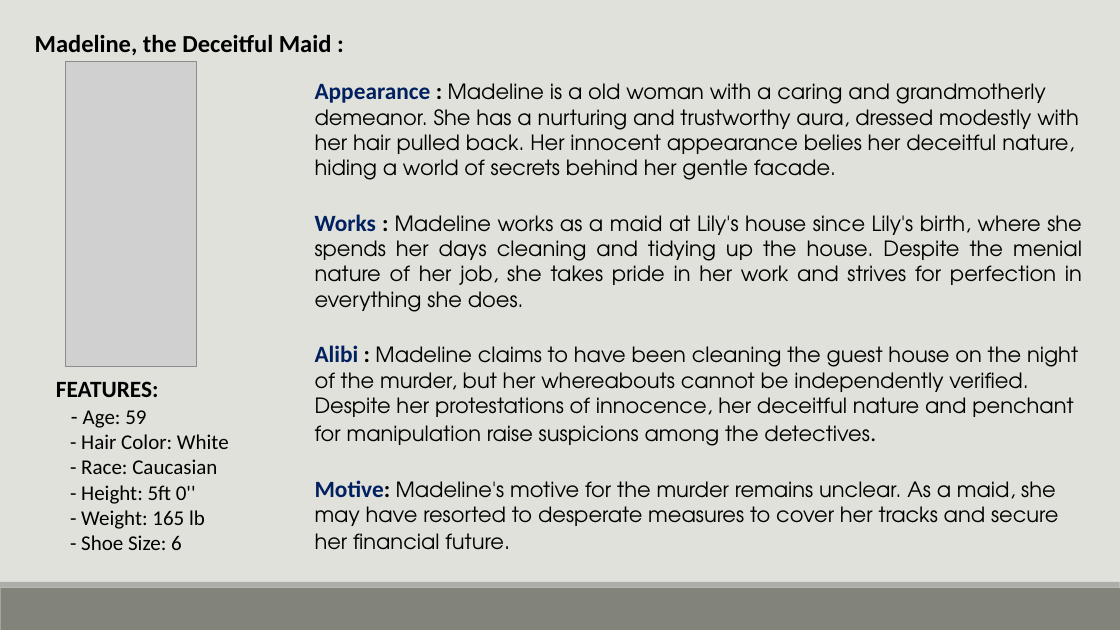
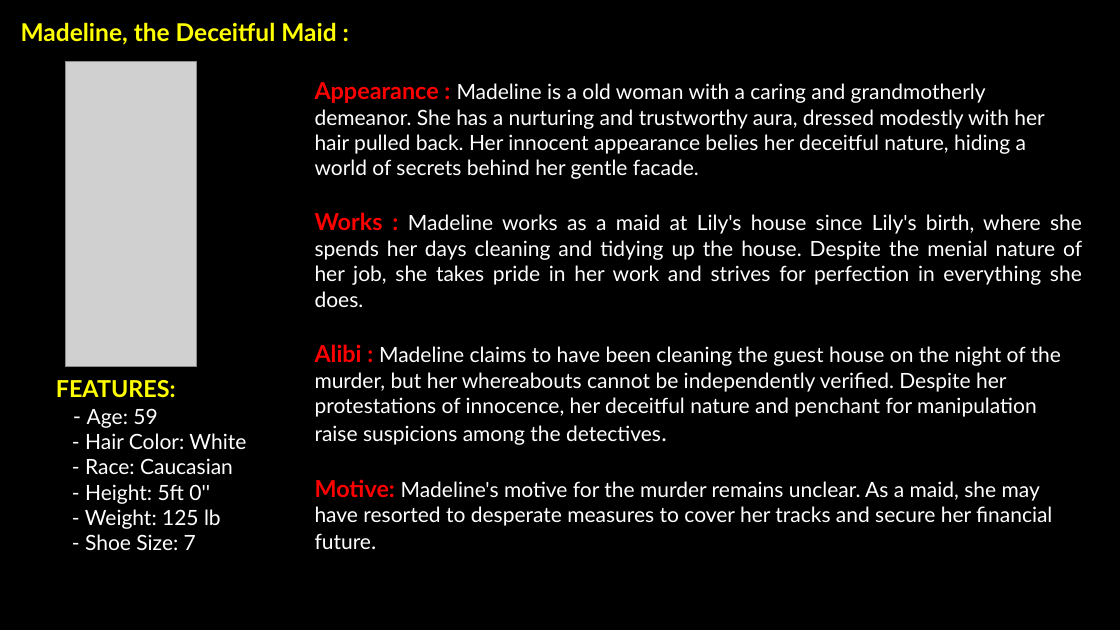
Before and after one commit to 19Naveen/Detective_Coding, a slide deck: slide 8 of Description.pptx (slide 7 before the commit). Drawn at 1120x630 pixels with LibreOffice and Linux fonts; fonts in the diff are those of the drawing; grey boxes stand for pictures; background and template pictures are left out. Boxes give left, top, right and bottom in pixels: in the first picture for what was removed or moved away, otherwise in the second. Text is boxed around its words. In the diff, an @@ line names an element or a change of style, - is before the commit and + after.

Commit message:
Changed the font style and color

```diff
--- a/Description.pptx
+++ b/Description.pptx
@@ background #E1E1DB to picture (left out) @@
@@ text "Madeline, the Deceitful Maid :": place and size @@
-text "Madeline, the Deceitful Maid :" at [35, 34, 332, 55]
+text "Madeline, the Deceitful Maid :" at [21, 22, 336, 44]
@@ text "Madeline, the Deceitful Maid :" at [21, 22, 336, 44]: font Calibri to Lato, text colour #000000 to #FFFF00 @@
@@ text "Appearance : Madeline is a ..." at [315, 82, 1082, 526]: font Calibri to Lato in "Appearance :", "Works :", "Alibi : detectives.", "Motive:"; font TeX Gyre Adventor to Lato, text colour #000000 to #FFFFFF; text colour #002060 to #FF0000 in "Appearance", "Works", "Alibi", "Motive:"; text colour #000000 to #FF0000 in ":", ":", ":", "Motive:" @@
@@ text at [56, 380, 246, 504]: font Calibri to Lato in "FEATURES:", "- Age: 59", "- Hair Color: White", "- Race: Caucasian" and 1 more places; text colour #000000 to #FFFF00 in "FEATURES:"; text colour #000000 to #FFFFFF in "- Age: 59", "- Hair Color: White", "- Race: Caucasian", "- Height: 5ft 0''" @@
@@ text at [85, 509, 221, 550]: text changed; font Calibri to Lato; text colour #000000 to #FFFFFF @@
-- Weight: 165 lb
-- Shoe Size: 6
+- Weight: 125 lb
+- Shoe Size: 7
@@ rectangle removed at [0, 588, 1120, 630] @@
@@ rectangle removed at [0, 582, 1120, 588] @@
```
Also in this commit, not shown: 10 other slides changed.
